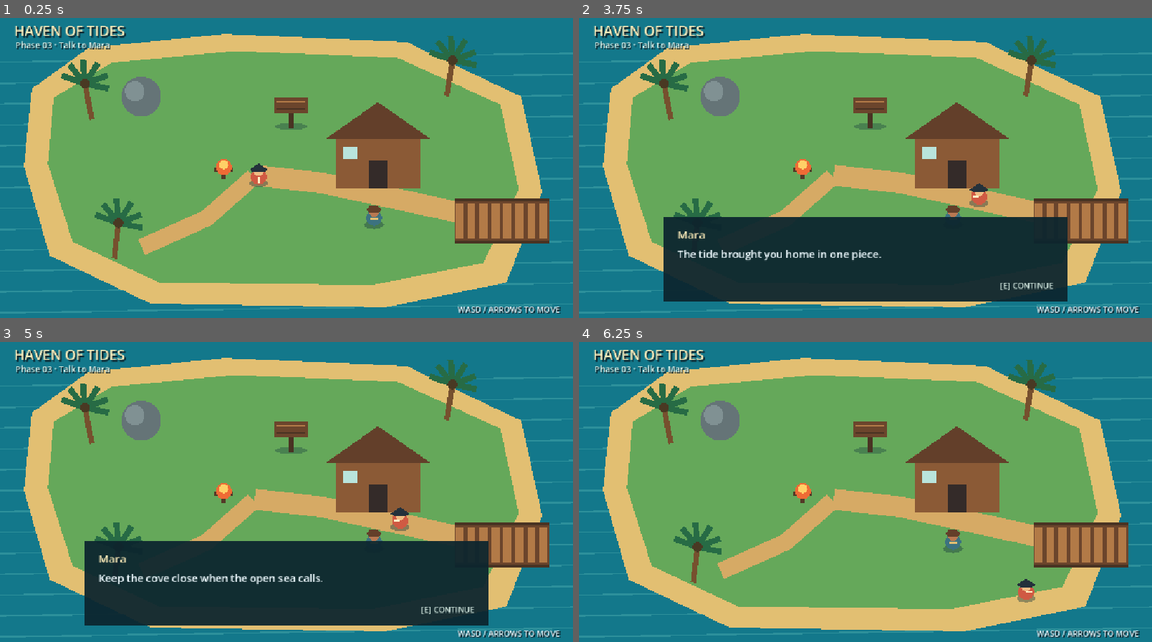
Above: before the commit, frames 1-4 (two rows, left to right).
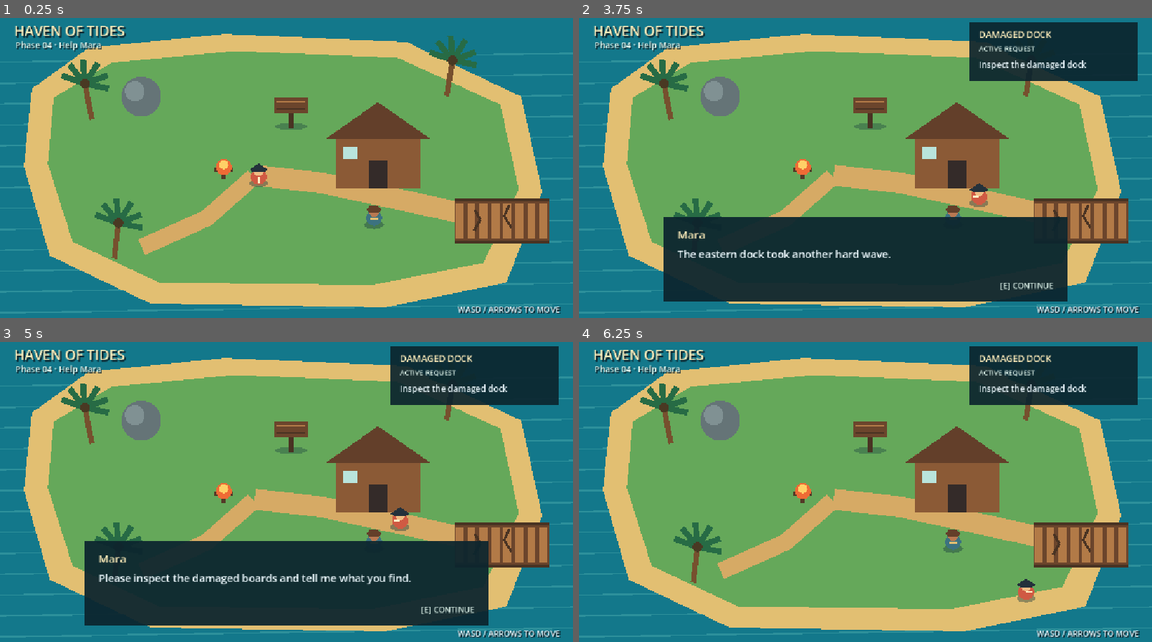
Above: after the commit, the same moments.

Repository: dennisberko/haven-of-tides
Game: Godot game, scene res://scenes/main.tscn
Same seed, same stepped clock (60 frames per second), same inputs: the game is played once before the commit and once after it.
Inputs:
- Up to frame 1 (0.25 s): no input
- Up to frame 2 (3.75 s): tap Enter at 0.5 s; hold D 0.53-1.28 s; tap E every 0.75 s from 0.6 to 3.6 s; hold S 1.28-2.03 s; hold D 2.03-2.78 s; hold W 2.78-3.53 s; hold A from 3.53 s (still down)
- Up to frame 3 (5 s): keep holding A; tap Space at 4.25 s; tap E at 4.35 s
- Up to frame 4 (6.25 s): tap Enter at 5 s; release A at 5.03 s; hold S 5.03-5.78 s; tap E at 5.1, 5.85 s; hold D from 5.78 s (still down)

The runs differ from the first frame. In frame 1, 0.3% of the frame differs, in the area x 8-90%, y 7-72%; in frame 2, 6.5%; in frame 3, 6.8%, in the area x 8-98%, y 1-81%; in frame 4, 6.0%.

Commit message:
complete phase 04 resident request

Diff:
--- a/scenes/main.tscn
+++ b/scenes/main.tscn
@@ -25,6 +25,9 @@
 [sub_resource type="CircleShape2D" id="CircleShape2D_resident_range"]
 radius = 72.0
 
+[sub_resource type="RectangleShape2D" id="RectangleShape2D_damaged_dock_goal"]
+size = Vector2(40, 120)
+
 [node name="Main" type="Node2D"]
 script = ExtResource("1_main")
 
@@ -94,6 +97,16 @@
 
 [node name="InteractionRange" type="CollisionShape2D" parent="InteractiveObjects/Resident"]
 shape = SubResource("CircleShape2D_resident_range")
+
+[node name="RequestAreas" type="Node2D" parent="."]
+
+[node name="DamagedDockGoal" type="Area2D" parent="RequestAreas"]
+position = Vector2(880, 424)
+collision_layer = 0
+collision_mask = 1
+
+[node name="GoalRange" type="CollisionShape2D" parent="RequestAreas/DamagedDockGoal"]
+shape = SubResource("RectangleShape2D_damaged_dock_goal")
 
 [node name="Player" type="CharacterBody2D" parent="."]
 position = Vector2(520, 335)
@@ -126,7 +139,42 @@
 theme_override_constants/shadow_offset_x = 2
 theme_override_constants/shadow_offset_y = 2
 theme_override_font_sizes/font_size = 17
-text = "Phase 03 · Talk to Mara"
+text = "Phase 04 · Help Mara"
+
+[node name="RequestView" type="ColorRect" parent="Interface"]
+visible = false
+offset_left = 786.0
+offset_top = 24.0
+offset_right = 1124.0
+offset_bottom = 142.0
+color = Color(0.0470588, 0.145098, 0.180392, 0.92)
+
+[node name="RequestTitle" type="Label" parent="Interface/RequestView"]
+offset_left = 18.0
+offset_top = 12.0
+offset_right = 320.0
+offset_bottom = 37.0
+theme_override_colors/font_color = Color(1, 0.933333, 0.733333, 1)
+theme_override_font_sizes/font_size = 18
+text = "DAMAGED DOCK"
+
+[node name="RequestStatus" type="Label" parent="Interface/RequestView"]
+offset_left = 18.0
+offset_top = 43.0
+offset_right = 320.0
+offset_bottom = 66.0
+theme_override_colors/font_color = Color(0.894118, 0.976471, 0.941176, 1)
+theme_override_font_sizes/font_size = 14
+text = "ACTIVE REQUEST"
+
+[node name="RequestGoal" type="Label" parent="Interface/RequestView"]
+offset_left = 18.0
+offset_top = 73.0
+offset_right = 320.0
+offset_bottom = 102.0
+theme_override_colors/font_color = Color(0.933333, 0.980392, 1, 1)
+theme_override_font_sizes/font_size = 17
+text = "Inspect the damaged dock"
 
 [node name="SignMessage" type="Label" parent="Interface"]
 visible = false
--- a/scripts/cove.gd
+++ b/scripts/cove.gd
@@ -42,6 +42,11 @@
 		draw_line(Vector2(x, 389), Vector2(x, 460), Color("#b27a47"), 16.0)
 	draw_line(Vector2(914, 382), Vector2(1104, 382), Color("#493323"), 6.0)
 	draw_line(Vector2(914, 466), Vector2(1104, 466), Color("#493323"), 6.0)
+	# Split boards mark the damaged goal area.
+	draw_line(Vector2(955, 402), Vector2(965, 421), Color("#493323"), 5.0)
+	draw_line(Vector2(965, 421), Vector2(954, 443), Color("#493323"), 5.0)
+	draw_line(Vector2(1024, 392), Vector2(1014, 414), Color("#493323"), 5.0)
+	draw_line(Vector2(1014, 414), Vector2(1028, 438), Color("#493323"), 5.0)
 
 	# Shelter and roof.
 	draw_rect(Rect2(675, 242, 170, 116), Color("#8b5a36"))
--- a/scripts/main.gd
+++ b/scripts/main.gd
@@ -1,13 +1,29 @@
 extends Node2D
+
+enum RequestState {
+	AVAILABLE,
+	ACTIVE,
+	GOAL_COMPLETE,
+	COMPLETE,
+}
+
+const REQUEST_TITLE := "DAMAGED DOCK"
+const REQUEST_ACTIVE_GOAL := "Inspect the damaged dock"
+const REQUEST_RETURN_GOAL := "Return to Mara"
 
 @onready var player = $Player
 @onready var sign: CoveSign = $InteractiveObjects/Sign
 @onready var resident = $InteractiveObjects/Resident
+@onready var damaged_dock_goal: Area2D = $RequestAreas/DamagedDockGoal
 @onready var interaction_prompt: Label = $Interface/InteractionPrompt
 @onready var sign_message: Label = $Interface/SignMessage
 @onready var dialogue_box: ColorRect = $Interface/DialogueBox
 @onready var speaker_name: Label = $Interface/DialogueBox/SpeakerName
 @onready var dialogue_text: Label = $Interface/DialogueBox/DialogueText
+@onready var request_view: ColorRect = $Interface/RequestView
+@onready var request_title: Label = $Interface/RequestView/RequestTitle
+@onready var request_status: Label = $Interface/RequestView/RequestStatus
+@onready var request_goal: Label = $Interface/RequestView/RequestGoal
 
 var _player_near_sign := false
 var _player_near_resident := false
@@ -15,16 +31,20 @@
 var _read_count := 0
 var _dialogue_open := false
 var _dialogue_line_index := -1
+var _dialogue_lines := PackedStringArray()
+var _request_state := RequestState.AVAILABLE
 
 
 func _ready() -> void:
 	interaction_prompt.hide()
 	sign_message.hide()
 	dialogue_box.hide()
+	request_view.hide()
 	sign.body_entered.connect(_on_sign_body_entered)
 	sign.body_exited.connect(_on_sign_body_exited)
 	resident.body_entered.connect(_on_resident_body_entered)
 	resident.body_exited.connect(_on_resident_body_exited)
+	damaged_dock_goal.body_entered.connect(_on_damaged_dock_goal_body_entered)
 
 
 func _unhandled_key_input(event: InputEvent) -> void:
@@ -89,6 +109,14 @@
 	_update_interaction_prompt()
 
 
+func _on_damaged_dock_goal_body_entered(body: Node2D) -> void:
+	if body != player or _request_state != RequestState.ACTIVE:
+		return
+
+	_request_state = RequestState.GOAL_COMPLETE
+	_update_request_view()
+
+
 func _read_sign() -> void:
 	_read_count += 1
 	sign_message.text = sign.interaction_message
@@ -96,8 +124,13 @@
 
 
 func _start_dialogue() -> void:
-	if resident.dialogue_lines.is_empty():
-		return
+	_dialogue_lines = _get_resident_dialogue()
+	if _dialogue_lines.is_empty():
+		return
+
+	if _request_state == RequestState.AVAILABLE:
+		_request_state = RequestState.ACTIVE
+		_update_request_view()
 
 	_dialogue_open = true
 	_dialogue_line_index = 0
@@ -105,25 +138,63 @@
 	sign_message.hide()
 	interaction_prompt.hide()
 	speaker_name.text = resident.display_name
-	dialogue_text.text = resident.dialogue_lines[_dialogue_line_index]
+	dialogue_text.text = _dialogue_lines[_dialogue_line_index]
 	dialogue_box.show()
 
 
 func _advance_dialogue() -> void:
 	_dialogue_line_index += 1
-	if _dialogue_line_index >= resident.dialogue_lines.size():
+	if _dialogue_line_index >= _dialogue_lines.size():
 		_close_dialogue()
 		return
 
-	dialogue_text.text = resident.dialogue_lines[_dialogue_line_index]
+	dialogue_text.text = _dialogue_lines[_dialogue_line_index]
 
 
 func _close_dialogue() -> void:
+	var finished_request := _request_state == RequestState.GOAL_COMPLETE
 	_dialogue_open = false
 	_dialogue_line_index = -1
+	_dialogue_lines = PackedStringArray()
 	player.movement_enabled = true
 	dialogue_box.hide()
-	_update_interaction_prompt()
+	if finished_request:
+		_request_state = RequestState.COMPLETE
+		_update_request_view()
+	_update_interaction_prompt()
+
+
+func _get_resident_dialogue() -> PackedStringArray:
+	match _request_state:
+		RequestState.AVAILABLE:
+			return resident.request_offer_dialogue
+		RequestState.ACTIVE:
+			return resident.request_active_dialogue
+		RequestState.GOAL_COMPLETE:
+			return resident.request_report_dialogue
+		RequestState.COMPLETE:
+			return resident.request_complete_dialogue
+
+	return PackedStringArray()
+
+
+func _update_request_view() -> void:
+	if _request_state == RequestState.AVAILABLE:
+		request_view.hide()
+		return
+
+	request_title.text = REQUEST_TITLE
+	request_view.show()
+	match _request_state:
+		RequestState.ACTIVE:
+			request_status.text = "ACTIVE REQUEST"
+			request_goal.text = REQUEST_ACTIVE_GOAL
+		RequestState.GOAL_COMPLETE:
+			request_status.text = "GOAL COMPLETE"
+			request_goal.text = REQUEST_RETURN_GOAL
+		RequestState.COMPLETE:
+			request_status.text = "REQUEST COMPLETE"
+			request_goal.text = "Dock inspected for Mara"
 
 
 func _update_interaction_prompt() -> void:
@@ -160,4 +231,9 @@
 		"dialogue_line_index": _dialogue_line_index,
 		"speaker_name": speaker_name.text,
 		"dialogue_text": dialogue_text.text,
+		"request_state": RequestState.keys()[_request_state],
+		"request_view_visible": request_view.visible,
+		"request_title": request_title.text,
+		"request_status": request_status.text,
+		"request_goal": request_goal.text,
 	}
--- a/scripts/resident.gd
+++ b/scripts/resident.gd
@@ -2,9 +2,21 @@
 extends Area2D
 
 @export var display_name := "Mara"
-@export var dialogue_lines := PackedStringArray([
-	"The tide brought you home in one piece.",
-	"Keep the cove close when the open sea calls.",
+@export var request_offer_dialogue := PackedStringArray([
+	"The eastern dock took another hard wave.",
+	"Please inspect the damaged boards and tell me what you find.",
+])
+@export var request_active_dialogue := PackedStringArray([
+	"The damaged dock is east of here.",
+	"Tell me what you find after you inspect it.",
+])
+@export var request_report_dialogue := PackedStringArray([
+	"You found the split supports before they gave way.",
+	"Thank you. I will keep everyone off the dock until we can repair it.",
+])
+@export var request_complete_dialogue := PackedStringArray([
+	"The dock will hold until we can repair those supports.",
+	"You saved us from a much worse break.",
 ])
 
 
Not shown: 1 places in scenes/main.tscn that only renumber resources
Not shown, changed: docs/phases/04-resident-requests.md
